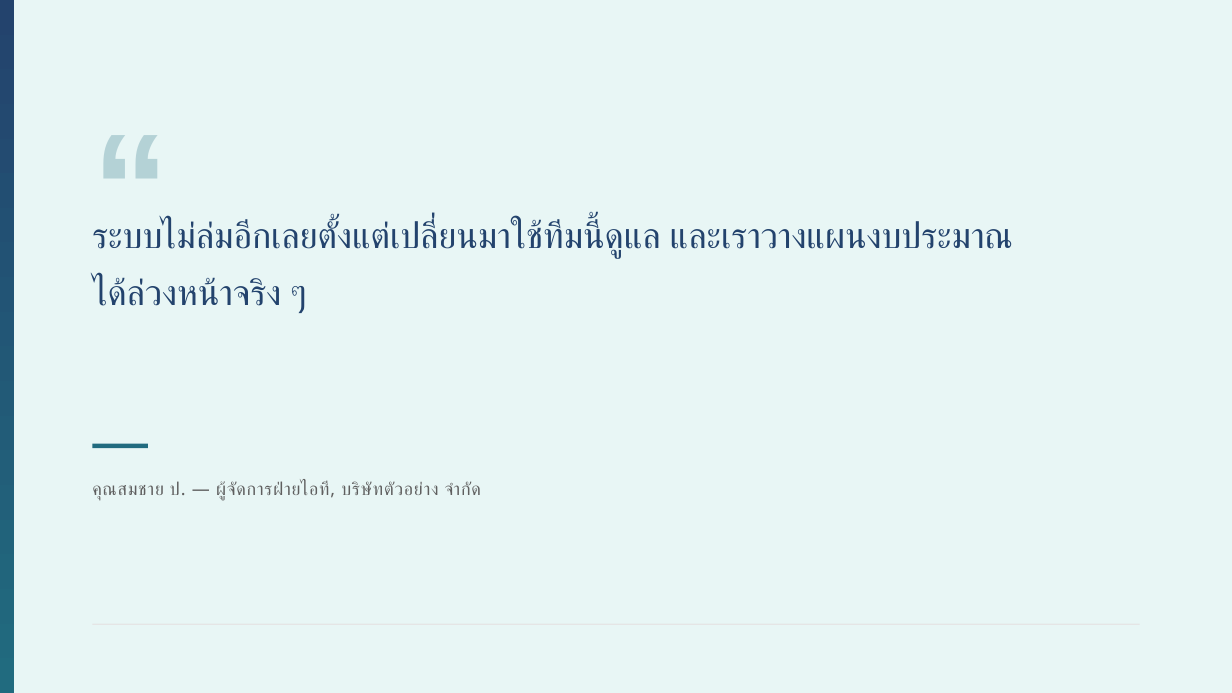
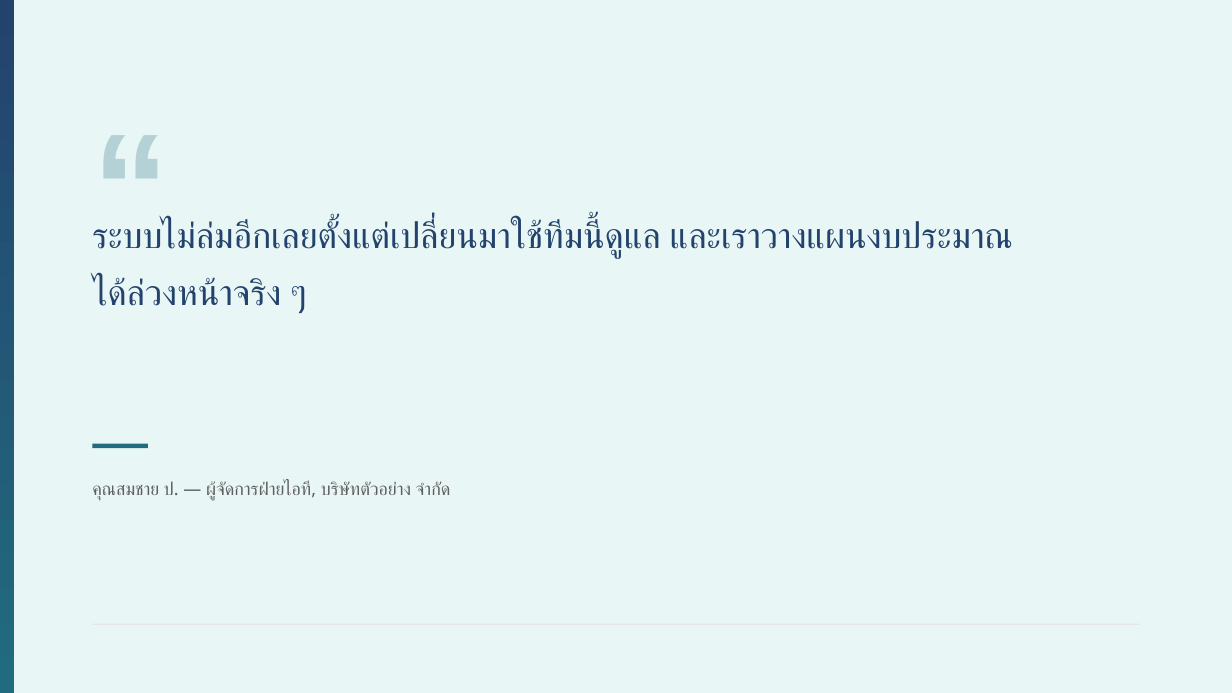
Before and after one commit to rofthanakrit-maker/nct-design-system, a slide deck: slide 19 of NCT-Slide-Template-Demo.pptx. Drawn at 1232x693 pixels with LibreOffice and Linux fonts; fonts in the diff are those of the drawing; background and template pictures are left out. Boxes give left, top, right and bottom in pixels: in the first picture for what was removed or moved away, otherwise in the second. Text is boxed around its words. In the diff, an @@ line names an element or a change of style, - is before the commit and + after.

```diff
--- a/NCT-Slide-Template-Demo.pptx
+++ b/NCT-Slide-Template-Demo.pptx
@@ text "คุณสมชาย ป. — ผู้จัดการฝ่ายไอที, บริษัทตัวอย่าง ..." at bbox=[92, 481, 451, 501]: letter spacing 0.6 to 0 pt @@
```
Also in this commit, not shown: 17 other slides changed, 48 other files.
